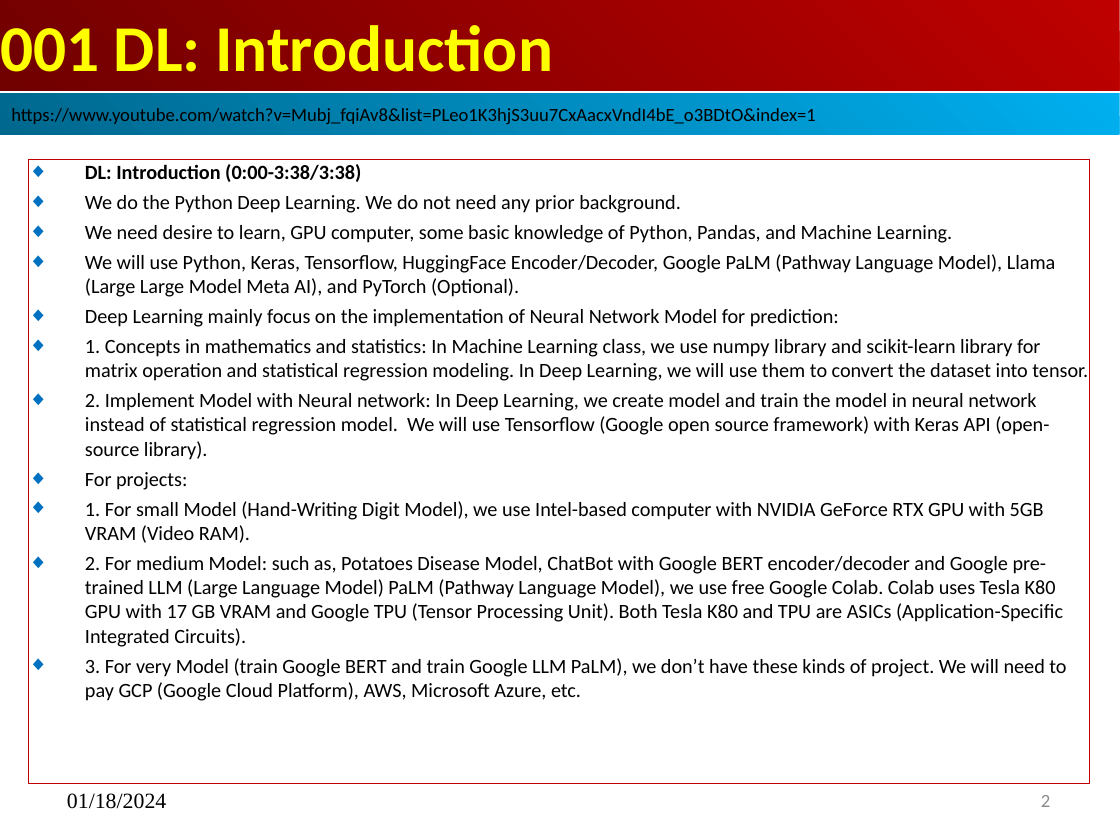
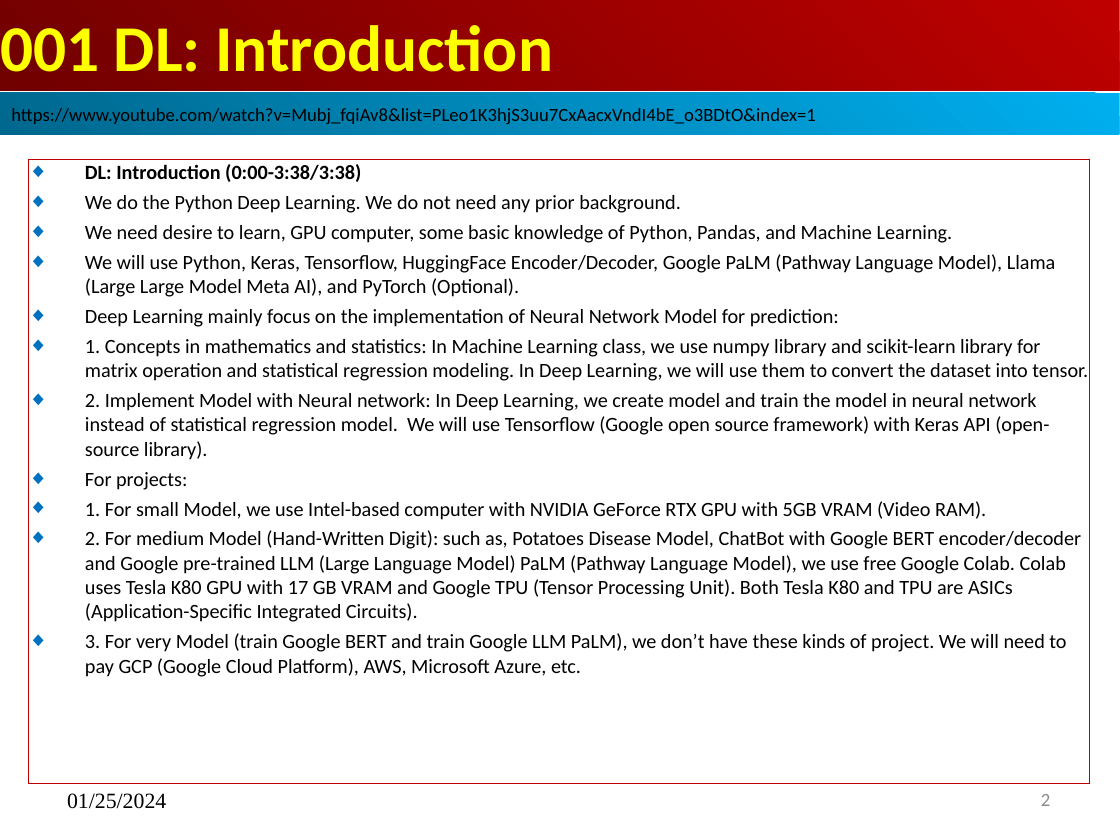
Before and after one commit to peterhchen/AIU_CS512_DL, a slide deck: slide 2 of 000_Lecture_Project/week01/01_Lecture/01_Intro.pptx. Drawn at 1120x840 pixels with LibreOffice and Linux fonts; fonts in the diff are those of the drawing. Boxes give left, top, right and bottom in pixels: in the first picture for what was removed or moved away, otherwise in the second. Text is boxed around its words. In the diff, an @@ line names an element or a change of style, - is before the commit and + after.

```diff
--- a/000_Lecture_Project/week01/01_Lecture/01_Intro.pptx
+++ b/000_Lecture_Project/week01/01_Lecture/01_Intro.pptx
@@ subtitle at <box>85,501,1081,622</box>: text changed @@
-◆ 1. For small Model (Hand-Writing Digit Model), we use Intel-based computer with NVIDIA GeForce RTX GPU with 5GB VRAM (Video RAM).
-◆ 2. For medium Model: such as, Potatoes Disease Model, ChatBot with Google BERT encoder/decoder and Google pre-trained LLM (Large Language Model) PaLM (Pathway Language Model), we use free Google Colab. Colab uses Tesla K80 GPU with 17 GB VRAM and Google TPU (Tensor Processing Unit). Both Tesla K80 and TPU are ASICs (Application-Specific Integrated Circuits).
+◆ 1. For small Model, we use Intel-based computer with NVIDIA GeForce RTX GPU with 5GB VRAM (Video RAM).
+◆ 2. For medium Model (Hand-Written Digit): such as, Potatoes Disease Model, ChatBot with Google BERT encoder/decoder and Google pre-trained LLM (Large Language Model) PaLM (Pathway Language Model), we use free Google Colab. Colab uses Tesla K80 GPU with 17 GB VRAM and Google TPU (Tensor Processing Unit). Both Tesla K80 and TPU are ASICs (Application-Specific Integrated Circuits).
@@ text at <box>67,793,166,809</box>: text changed @@
-01/18/2024
+01/25/2024
```
Also in this commit, not shown: 2 other slides changed, 3 other files.
